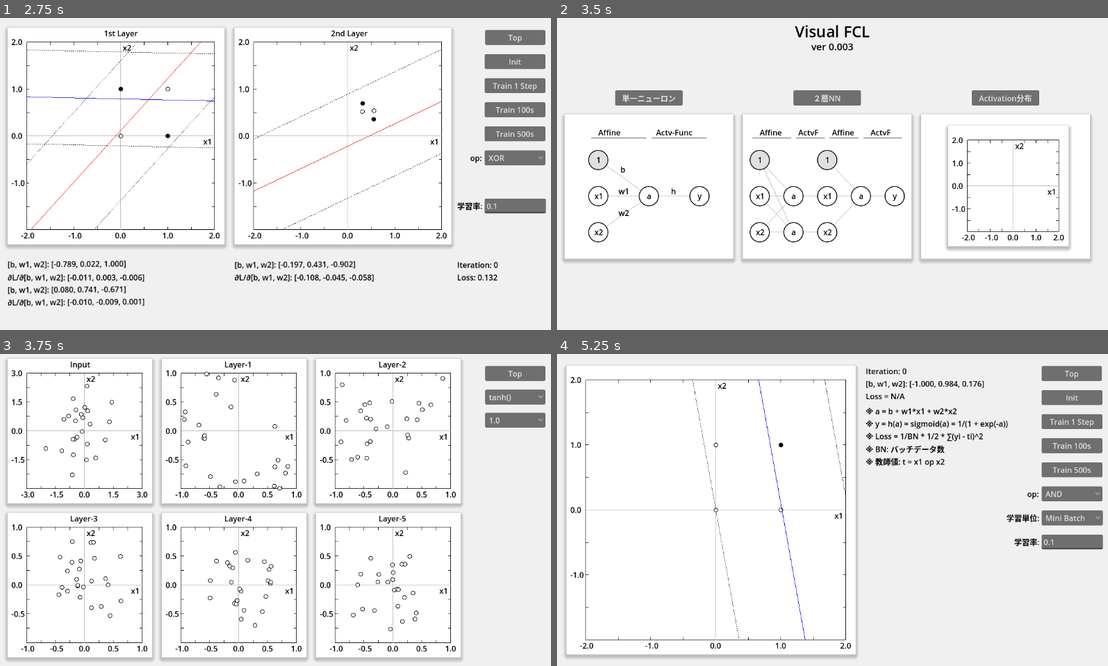
Above: before the commit, frames 1-4 (two rows, left to right).
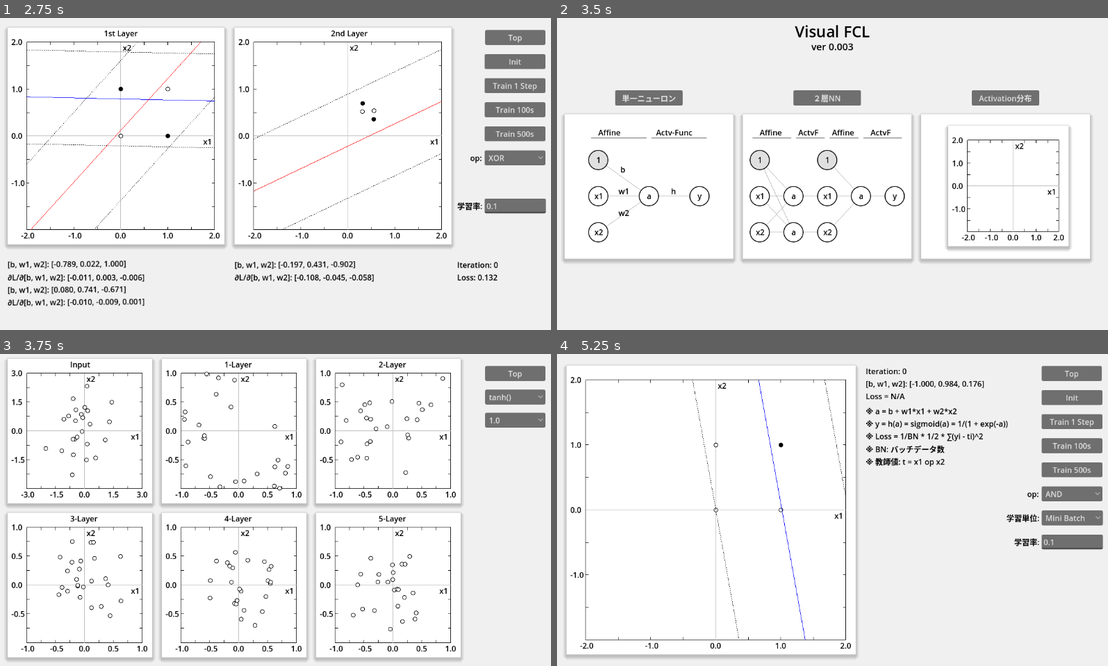
Above: after the commit, the same moments.

Repository: vivisuke/VisualFCL
Game: Godot game, scene res://top_scene.tscn
Two runs of this game, one before a commit and one after it. Both use one fixed random seed, a clock stepped at 60 frames per second and the inputs below.
Inputs:
- Up to frame 1 (2.75 s): click "単一ニューロン" at 0.5 s; click "Top" at 1.25 s; click "２層NN" at 2 s
- Up to frame 2 (3.5 s): click "Top" at 2.75 s
- Up to frame 3 (3.75 s): click "Activation分布" at 3.5 s
- Up to frame 4 (5.25 s): click "Top" at 4.25 s; click "単一ニューロン" at 5 s

Frames 1-2 are identical in both runs. In frame 3, 0.3% of the frame differs, in the area x 12-74%, y 2-55%; in frame 4, nothing differs.

Commit message:
0078 ◎ C 06/25 06/25 0.003│ToDo│Act分布シーン：「Layer-N」は 「N-Layer」に変更

Diff:
--- a/VisualFCL/scripts/activate_distri_scene.gd
+++ b/VisualFCL/scripts/activate_distri_scene.gd
@@ -96,7 +96,7 @@
 	vec_graph_rect.push_back($GraphRect_6)
 	for i in range(vec_graph_rect.size()):
 		var lbl = Label.new()
-		lbl.text = "Input" if i == 0 else ("Layer-%d" % i)
+		lbl.text = "Input" if i == 0 else ("%d-Layer" % i)
 		lbl.add_theme_color_override("font_color", Color.BLACK)
 		lbl.position = Vector2(130, 0)
 		vec_graph_rect[i].add_child(lbl)
--- a/VisualFCL/top_scene.tscn
+++ b/VisualFCL/top_scene.tscn
@@ -58,6 +58,7 @@
 script = ExtResource("4_6cx0r")
 
 [node name="GraphRect" type="ColorRect" parent="ActivationDistriRect"]
+layout_mode = 0
 offset_left = 56.0
 offset_top = 24.0
 offset_right = 306.0
Not shown, changed: VisualFCL.spr
